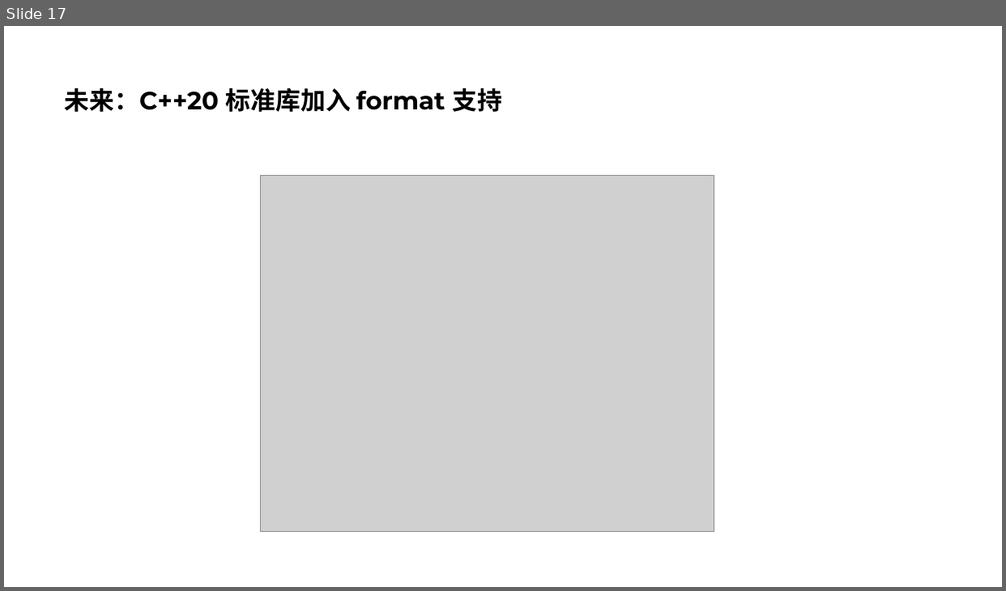
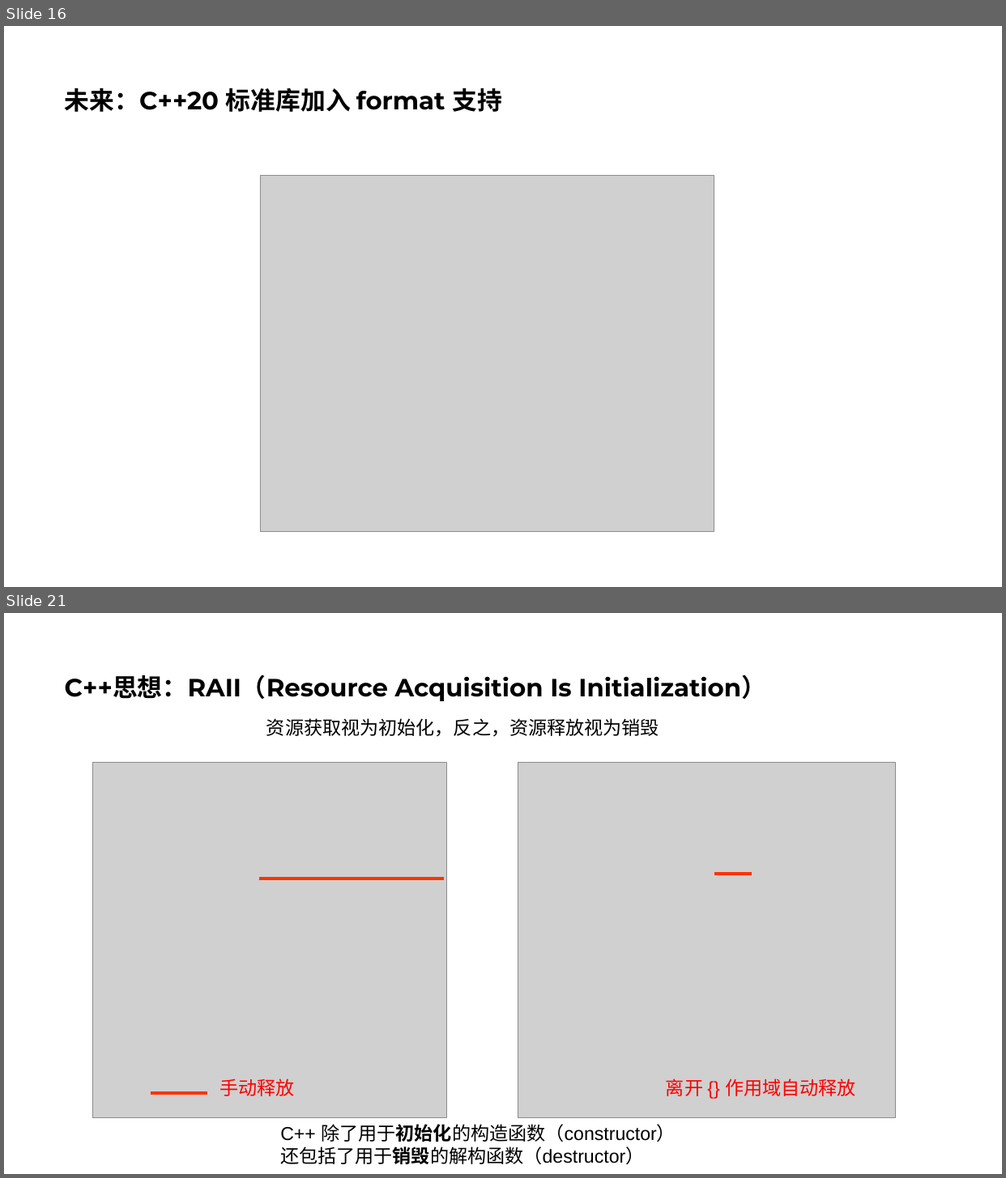
Before and after one commit to parallel101/course, a slide deck: 02/slides.pptx. Shown one above the other, each under a label of ours: slide 17 before the commit, slides 16 and 21 after it; the slides between them are not shown. The pictures are 1006x591 and 1006x1178 pixels, drawn with LibreOffice and Linux fonts; fonts in the diff are those of the drawing; grey boxes stand for pictures. Boxes give left, top, right and bottom in pixels: in the first picture for what was removed or moved away, otherwise in the second. Text is boxed around its words. In the diff, an @@ line names an element or a change of style, - is before the commit and + after.

```diff
--- a/02/slides.pptx
+++ b/02/slides.pptx
@@ slide 21 added at [4,613,1002,1174], background #FFFFFF @@
@@ title added at [65,675,766,701], 24 pt, text #000000, bold @@
+C++思想：RAII（Resource Acquisition Is Initialization）
@@ text added at [266,718,659,737], 18 pt, text #000000 @@
+资源获取视为初始化，反之，资源释放视为销毁
@@ picture added at [93,762,446,1118] @@
@@ picture added at [518,762,895,1118] @@
@@ line added from (259, 879) to (444, 879), #FF3300 3 pt @@
@@ line added from (714, 874) to (752, 874), #FF3300 3 pt @@
@@ line added from (150, 1093) to (206, 1093), #FF3300 3 pt @@
@@ text added at [219,1079,294,1097], 18 pt, text #FF0000 @@
+手动释放
@@ text added at [666,1079,856,1097], 18 pt, text #FF0000 @@
+离开 {} 作用域自动释放
@@ text added at [280,1124,675,1165], 18 pt, text #000000 @@
+C++ 除了用于初始化的构造函数（constructor）
+还包括了用于销毁的解构函数（destructor）
@@ what was slide 17 is now slide 16 @@
```
Also in this commit, not shown: 2 slides changed, 11 other slides added, 1 slide removed, 18 other files.
